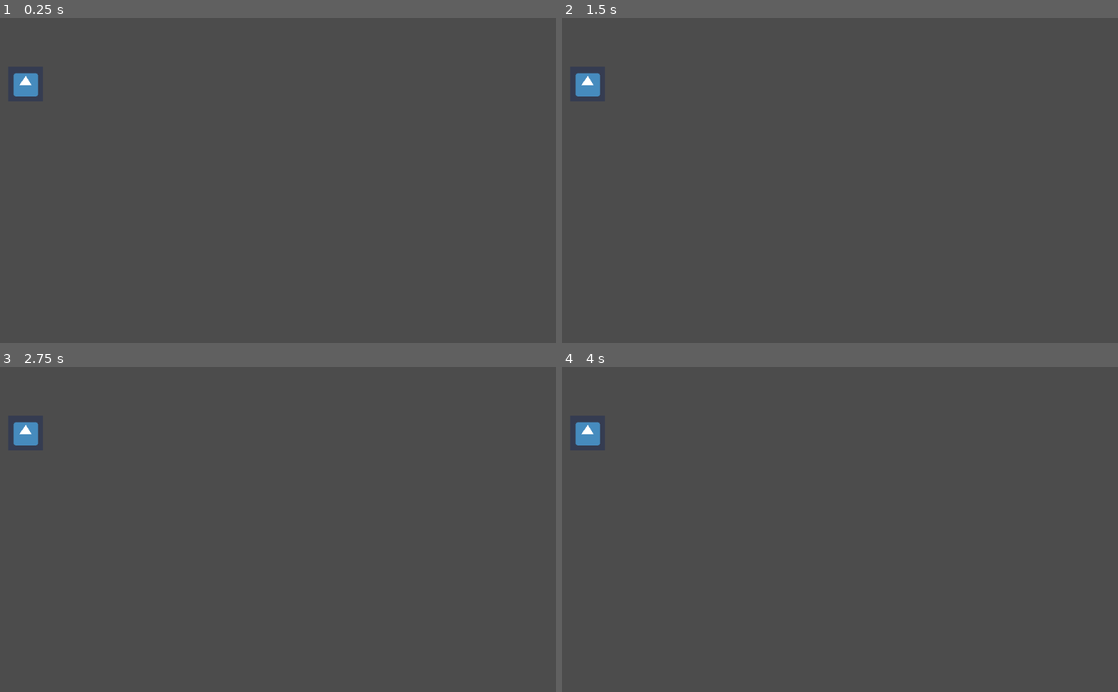
Above: before the commit, frames 1-4 (two rows, left to right).
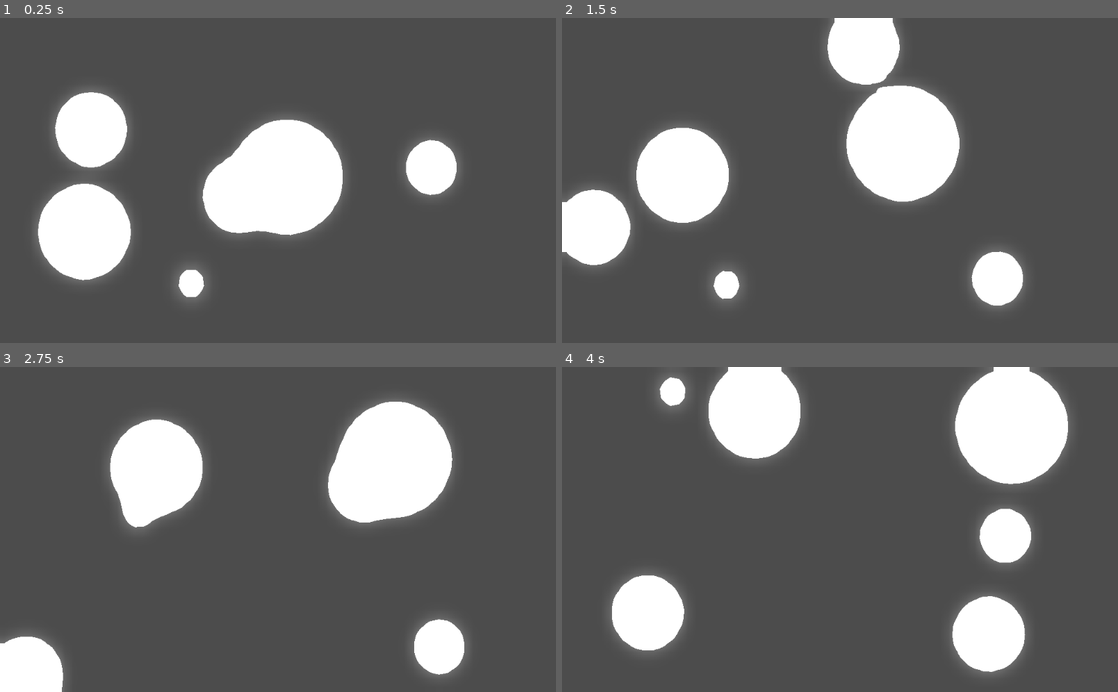
Above: after the commit, the same moments.

Repository: MyNameIsDabin/MyShaderForGodot
Game: Godot game, scene res://Shaders/2D/Metaballs/Metaballs.tscn
Same seed, same stepped clock (60 frames per second), same inputs: the game is played once before the commit and once after it. Before the commit the project starts from res://icon.tscn. The engine's default icon, where the game draws it, is replaced by a stand-in: a white triangle on a blue panel in a dark square.
Inputs:
- Up to frame 1 (0.25 s): no input
- Up to frame 2 (1.5 s): no input
- Up to frame 3 (2.75 s): no input
- Up to frame 4 (4 s): no input

The runs differ from the first frame. In frame 1, 16% of the frame differs, in the area x 2-83%, y 16-87%; in frame 2, 17%; in frame 3, 15%; in frame 4, 17%, in the area x 2-92%, y 0-95%.

Commit message:
메타볼 쉐이더 추가

Diff:
--- /dev/null
+++ b/Shaders/2D/Metaballs/Ball.gd
@@ -0,0 +1,16 @@
+extends Sprite
+
+var move_direction: Vector2 = Vector2.ZERO
+var speed: float = 0.0
+
+func _ready() -> void:
+	speed = rand_range(1.0, 3.0)
+	move_direction = Vector2.ONE.rotated(deg2rad(rand_range(0, 360)))
+
+func _process(delta: float) -> void:
+	position += move_direction * speed;
+
+	if position.x > get_viewport_rect().size.x or position.x < 0:
+		move_direction.x *= -1
+	if position.y > get_viewport_rect().size.y or position.y < 0:
+		move_direction.y *= -1
--- /dev/null
+++ b/Shaders/2D/Metaballs/Ball.tscn
@@ -0,0 +1,9 @@
+[gd_scene load_steps=3 format=2]
+
+[ext_resource path="res://Shaders/2D/Metaballs/Ball.gd" type="Script" id=1]
+[ext_resource path="res://Shaders/2D/Metaballs/circle.png" type="Texture" id=2]
+
+[node name="Ball" type="Sprite"]
+position = Vector2( 362.336, 444.974 )
+texture = ExtResource( 2 )
+script = ExtResource( 1 )
--- /dev/null
+++ b/Shaders/2D/Metaballs/Metaballs.shader
@@ -0,0 +1,16 @@
+shader_type canvas_item;
+
+uniform float thresholds = 0.0f;
+uniform float blur_amount = 0.0f;
+
+void fragment()
+{
+	COLOR = textureLod(SCREEN_TEXTURE, SCREEN_UV, blur_amount);
+
+	float avg = (COLOR.r + COLOR.g + COLOR.b)/3.0;
+
+	if (avg > thresholds)
+	{
+		COLOR = vec4(1.0);
+	}
+}
--- /dev/null
+++ b/Shaders/2D/Metaballs/Metaballs.tscn
@@ -0,0 +1,48 @@
+[gd_scene load_steps=5 format=2]
+
+[ext_resource path="res://Shaders/2D/Metaballs/Ball.tscn" type="PackedScene" id=1]
+[ext_resource path="res://Backgrounds/pexels-johannes-rapprich-2508810.jpg" type="Texture" id=2]
+[ext_resource path="res://Shaders/2D/Metaballs/Metaballs.shader" type="Shader" id=3]
+
+[sub_resource type="ShaderMaterial" id=3]
+shader = ExtResource( 3 )
+shader_param/thresholds = 0.43
+shader_param/blur_amount = 4.0
+
+[node name="Node2D" type="Node2D"]
+
+[node name="Background" type="Sprite" parent="."]
+visible = false
+position = Vector2( 487.23, 290.253 )
+scale = Vector2( 0.4, 0.4 )
+texture = ExtResource( 2 )
+
+[node name="Ball" parent="." instance=ExtResource( 1 )]
+
+[node name="Ball2" parent="." instance=ExtResource( 1 )]
+position = Vector2( 416.513, 383.238 )
+scale = Vector2( 3, 3 )
+
+[node name="Ball3" parent="." instance=ExtResource( 1 )]
+position = Vector2( 508.292, 306.092 )
+scale = Vector2( 5, 5 )
+
+[node name="Ball4" parent="." instance=ExtResource( 1 )]
+position = Vector2( 189.471, 169.65 )
+scale = Vector2( 3, 3 )
+
+[node name="Ball5" parent="." instance=ExtResource( 1 )]
+position = Vector2( 793.234, 235.24 )
+scale = Vector2( 2, 2 )
+
+[node name="Ball6" parent="." instance=ExtResource( 1 )]
+position = Vector2( 141.661, 415.408 )
+scale = Vector2( 4, 4 )
+
+[node name="Filter" type="ColorRect" parent="."]
+material = SubResource( 3 )
+margin_right = 1024.0
+margin_bottom = 600.0
+__meta__ = {
+"_edit_use_anchors_": false
+}
--- a/icon.tscn
+++ /dev/null
@@ -1,21 +0,0 @@
-[gd_scene load_steps=6 format=2]
-
-[ext_resource path="res://icon.png" type="Texture" id=1]
-[ext_resource path="res://VisualShader/2D/dissolve2D.tres" type="Shader" id=2]
-
-[sub_resource type="OpenSimplexNoise" id=1]
-
-[sub_resource type="NoiseTexture" id=2]
-noise = SubResource( 1 )
-
-[sub_resource type="ShaderMaterial" id=3]
-shader = ExtResource( 2 )
-shader_param/transparency = 0.0
-shader_param/outlinePercent = 0.7
-shader_param/outlineColor = Color( 1, 0, 0, 1 )
-shader_param/noiseTexture = SubResource( 2 )
-
-[node name="icon" type="Sprite"]
-material = SubResource( 3 )
-position = Vector2( 47, 122 )
-texture = ExtResource( 1 )
--- a/project.godot
+++ b/project.godot
@@ -16,7 +16,7 @@
 [application]
 
 config/name="Shader Practice"
-run/main_scene="res://icon.tscn"
+run/main_scene="res://Shaders/2D/Metaballs/Metaballs.tscn"
 config/icon="res://icon.png"
 
 [rendering]
Binary file added: Backgrounds/pexels-johannes-rapprich-2508810.jpg
Not shown, added: Backgrounds/pexels-johannes-rapprich-2508810.jpg.import
Binary file added: Shaders/2D/Metaballs/circle.png
Not shown, added: Shaders/2D/Metaballs/circle.png.import
Renamed: VisualShader/2D/dissolve2D.tres -> VisualShaders/2D/dissolve2D.tres
